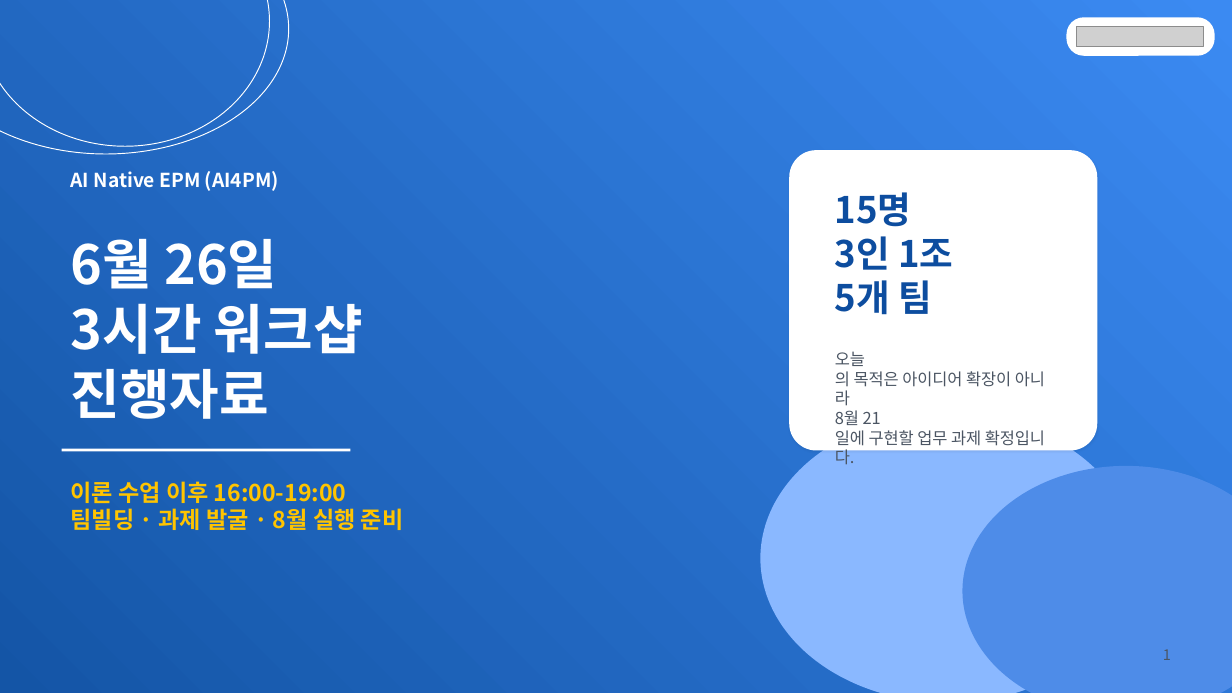
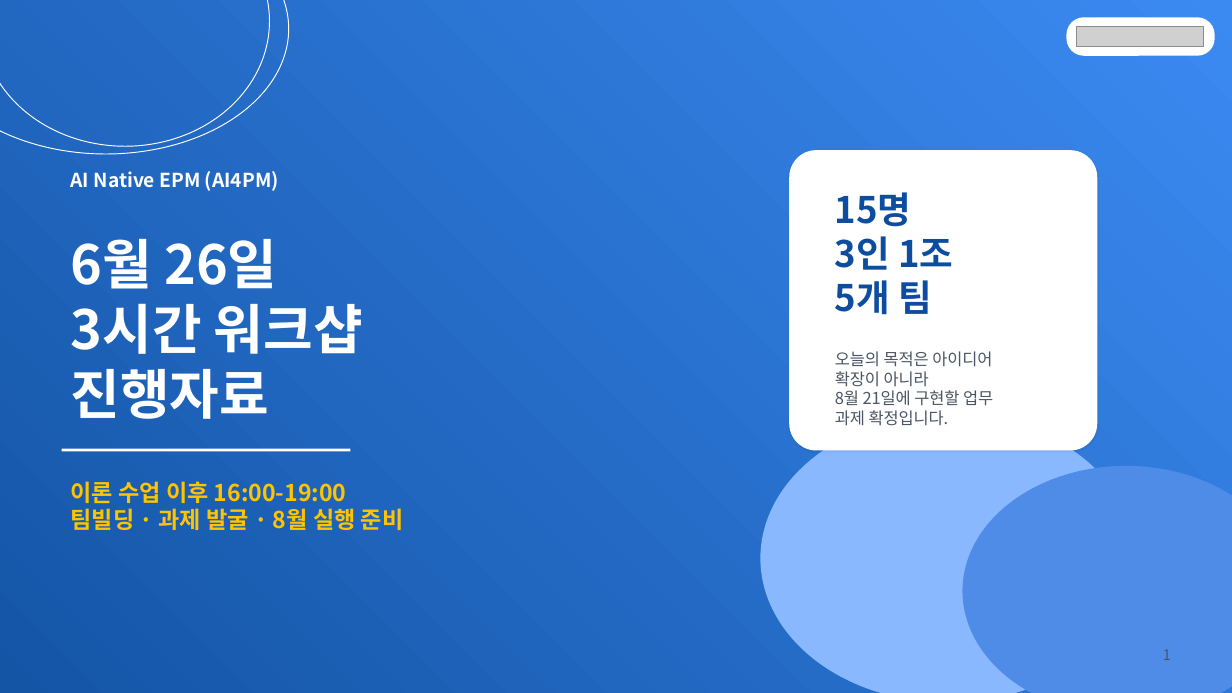
Before and after one commit to MagicecoleAI/shinsegae-ic-ai-native-workshop, a slide deck: slide 1 of outputs/shinsegae-ai4pm-0626-3h-workshop.pptx. Drawn at 1232x693 pixels with LibreOffice and Linux fonts; fonts in the diff are those of the drawing; grey boxes stand for pictures. Boxes give left, top, right and bottom in pixels: in the first picture for what was removed or moved away, otherwise in the second. Text is boxed around its words. In the diff, an @@ line names an element or a change of style, - is before the commit and + after.

Commit message:
Fix workshop slide text wrapping

```diff
--- a/outputs/shinsegae-ai4pm-0626-3h-workshop.pptx
+++ b/outputs/shinsegae-ai4pm-0626-3h-workshop.pptx
@@ text at (835, 351, 993, 426): text changed @@
-오늘의 목적은 아이디어 확장이 아니라
-8월 21일에 구현할 업무 과제 확정입니다.
+오늘의 목적은 아이디어
+확장이 아니라
+8월 21일에 구현할 업무
+과제 확정입니다.
```
Also in this commit, not shown: 18 other slides changed, 1 other file.
